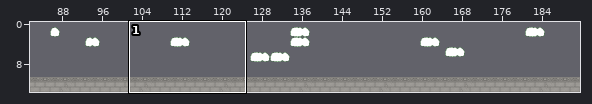
Tiled map, stored at WorkSpace/TAKAMI/gamestage01.tmx. The picture above shows the old version from afar; the outline marks the close-up.
Close-up. The starting point:
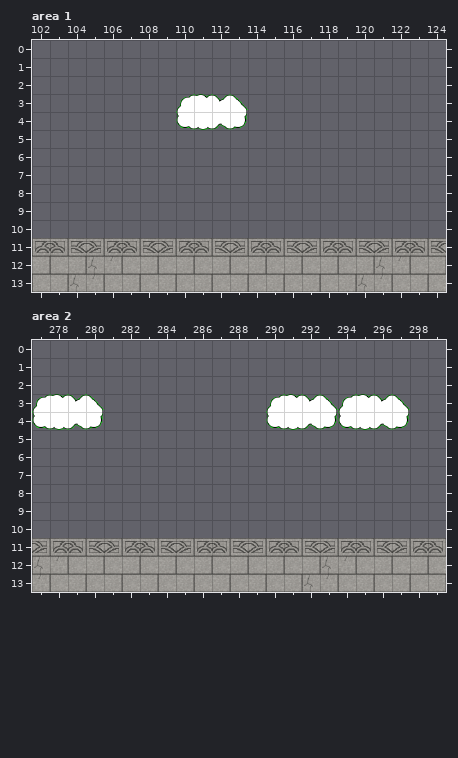
Cells are 32x32 px. Shown: area 1 x 102..124, y 0..13; area 2 x 277..299, y 0..13. The commit also changed other parts of the map, which this record leaves out.
And afterwards:
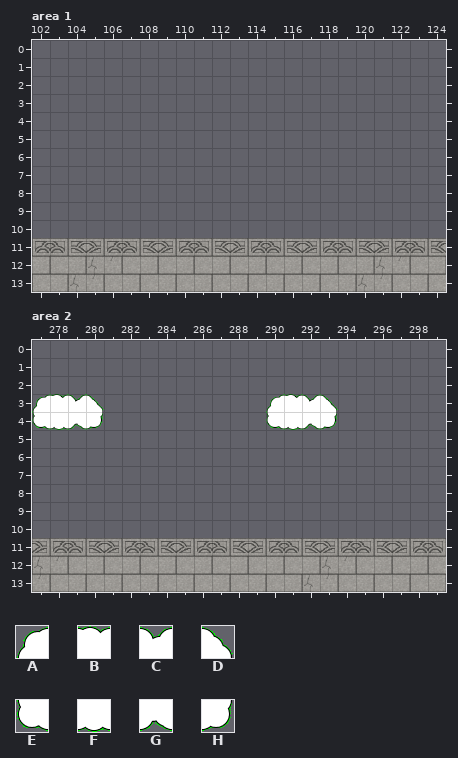
Key: from "test01": A 4, B 5, C 6, D 7, E 13, F 14, G 15, H 16.
_ is an empty cell.
The edit:
Layer "sky", area 1:
The edit erases tile A in row 3 at x 110.
The edit erases tile B in row 3 at x 111.
The edit erases tile C in row 3 at x 112.
The edit erases tile D in row 3 at x 113.
The edit erases tile E in row 4 at x 110.
The edit erases tile F in row 4 at x 111.
The edit erases tile G in row 4 at x 112.
The edit erases tile H in row 4 at x 113.
Layer "ground", area 2:
The edit erases tile A in row 3 at x 294.
The edit erases tile B in row 3 at x 295.
The edit erases tile C in row 3 at x 296.
The edit erases tile D in row 3 at x 297.
The edit erases tile E in row 4 at x 294.
The edit erases tile F in row 4 at x 295.
The edit erases tile G in row 4 at x 296.
The edit erases tile H in row 4 at x 297.
Pixel boxes of the changes (left, top, right, bottom) in both close-ups:
removed: (176, 94, 248, 130)
removed: (338, 394, 410, 430)
